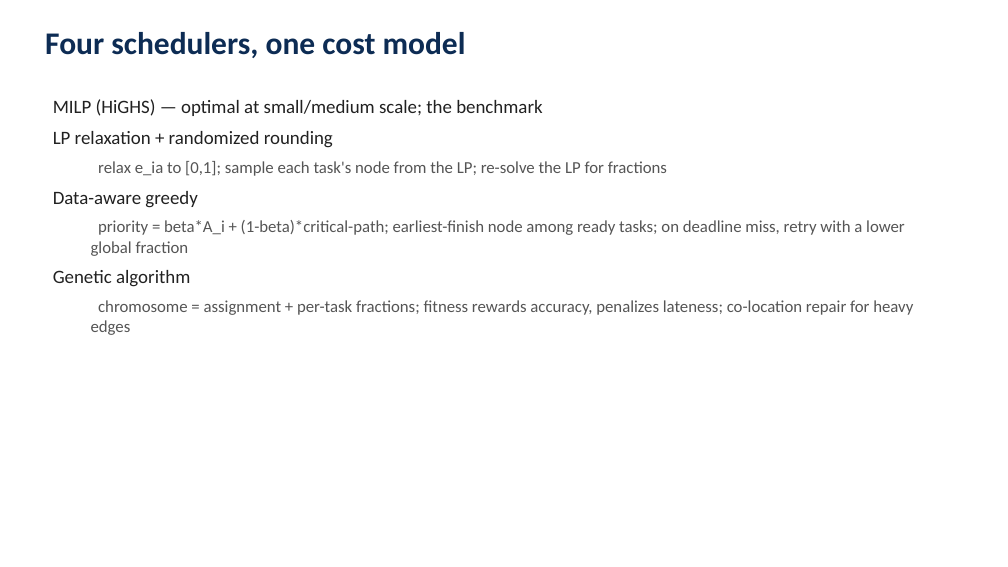
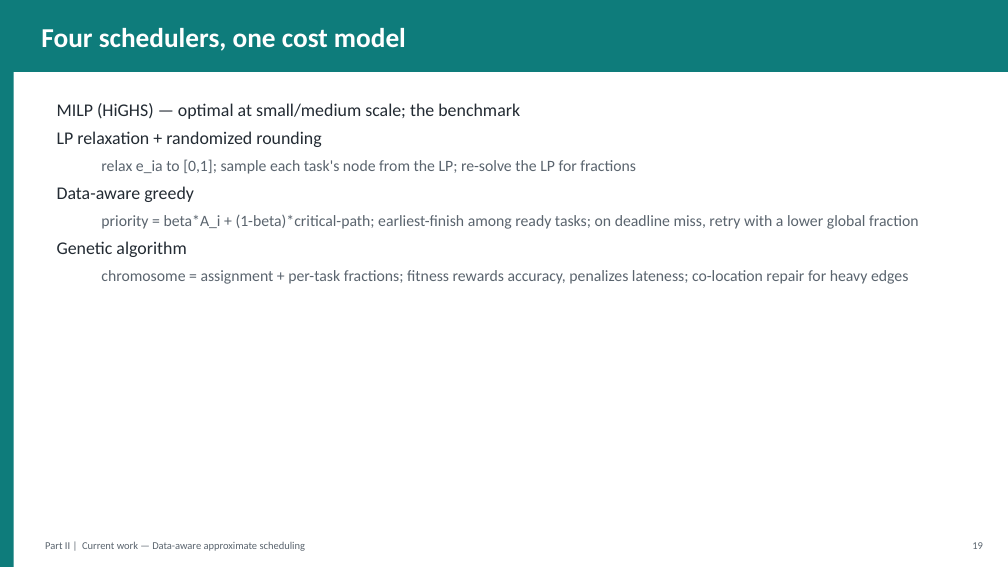
Before and after one commit to gayanigupta/data-aware-scheduling, a slide deck: slide 20 of slides/data-aware-scheduling.pptx (slide 8 before the commit). Drawn at 1008x567 pixels with LibreOffice and Linux fonts; fonts in the diff are those of the drawing. Boxes give left, top, right and bottom in pixels: in the first picture for what was removed or moved away, otherwise in the second. Text is boxed around its words. In the diff, an @@ line names an element or a change of style, - is before the commit and + after.

```diff
--- a/slides/data-aware-scheduling.pptx
+++ b/slides/data-aware-scheduling.pptx
@@ rectangle added at bbox=[0, 0, 1008, 72], fill #0E7C7B @@
@@ text "Four schedulers, one cost model" at bbox=[41, 28, 406, 51]: size 30 to 26 pt, text colour #0D2C54 to #FFFFFF; vertical alignment top to middle @@
@@ rectangle added at bbox=[0, 72, 14, 567], fill #0E7C7B @@
@@ text at bbox=[57, 103, 908, 284]: size 18 to 17 pt, text colour #212121 to #232B33 in "MILP (HiGHS) — optimal at small/medium scale; ...", "LP relaxation + randomized rounding", "Data-aware greedy", "Genetic algorithm"; size 16 to 15 pt, text colour #555555 to #5A646E in "relax e_ia to [0,1]; sample each task's ...", "chromosome = assignment + per-task fractions; fitness ..."; less space between paragraphs @@
@@ text at bbox=[101, 215, 918, 229]: text changed; size 16 to 15 pt; text colour #555555 to #5A646E @@
-  priority = beta*A_i + (1-beta)*critical-path; earliest-finish node among ready tasks; on deadline miss, retry with a lower global fraction
+  priority = beta*A_i + (1-beta)*critical-path; earliest-finish among ready tasks; on deadline miss, retry with a lower global fraction
@@ text added at bbox=[45, 542, 305, 551], 10 pt, text #5A646E @@
+Part II | Current work — Data-aware approximate scheduling
@@ text added at bbox=[972, 542, 983, 549], 10 pt, text #5A646E @@
+19
```
Also in this commit, not shown: 19 other slides changed, 24 slides added, 1 slide removed, 1 other file.
